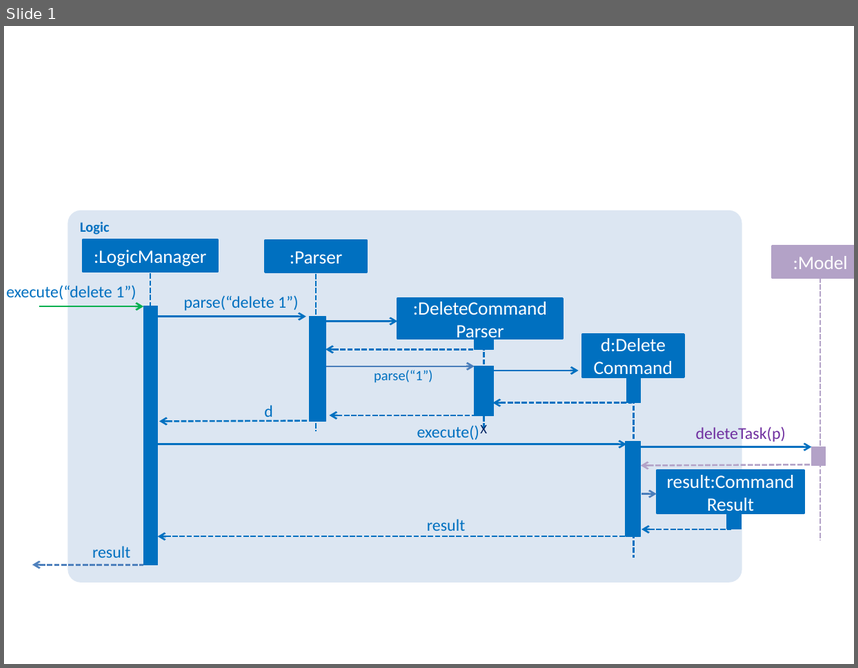
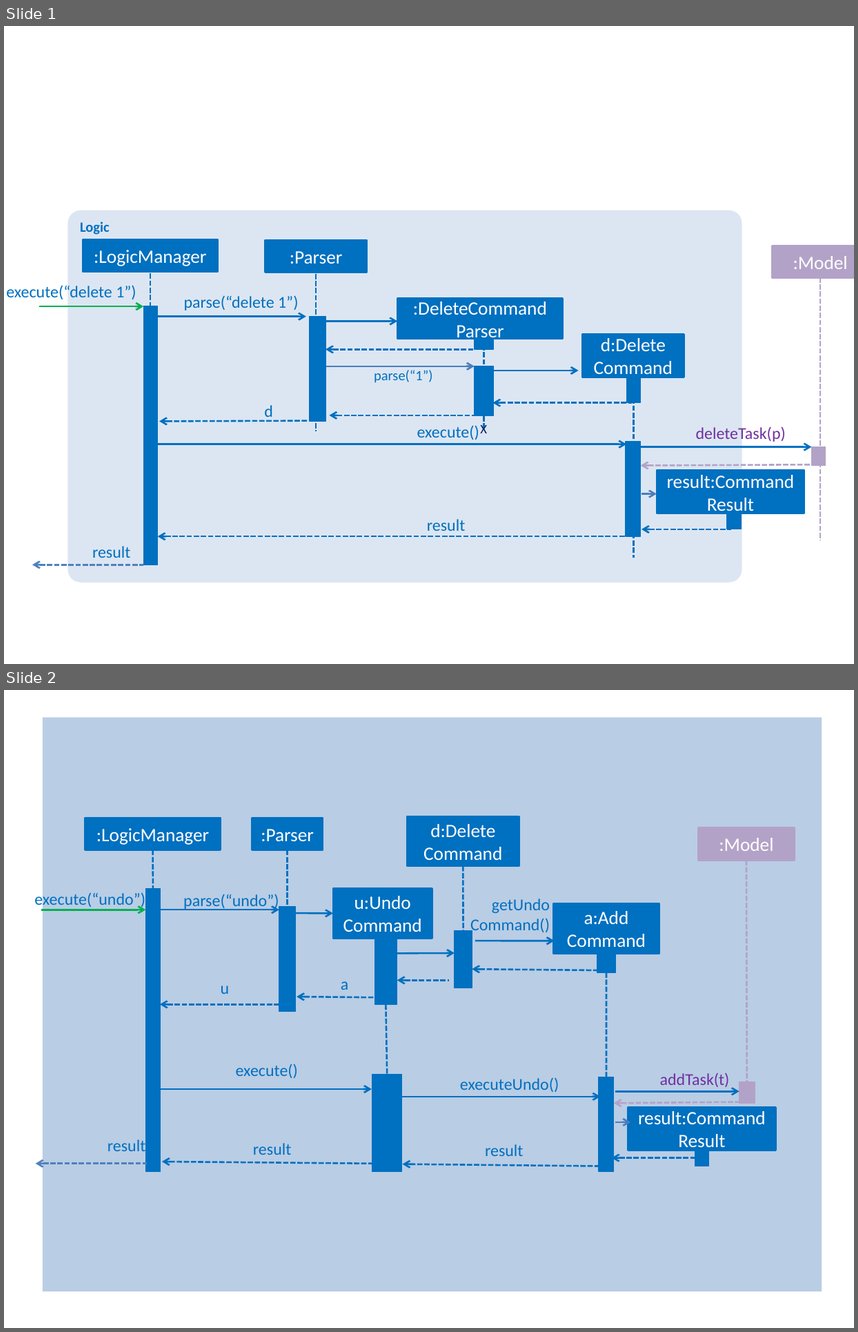
Before and after one commit to CS2103JAN2017-W10-B1/addressbook-level4, a slide deck: docs/diagrams/LogicComponentSequenceDiagram.pptx. Shown one above the other, each under a label of ours: slide 1 before the commit, slides 1 and 2 after it. The pictures are 858x668 and 858x1332 pixels, drawn with LibreOffice and Linux fonts; fonts in the diff are those of the drawing. Boxes give left, top, right and bottom in pixels: in the first picture for what was removed or moved away, otherwise in the second. Text is boxed around its words. In the diff, an @@ line names an element or a change of style, - is before the commit and + after.

```diff
--- a/docs/diagrams/LogicComponentSequenceDiagram.pptx
+++ b/docs/diagrams/LogicComponentSequenceDiagram.pptx
@@ slide 2 added at [4, 690, 854, 1328], background #FFFFFF @@
@@ rectangle added at [42, 717, 822, 1291], fill #B9CDE5 @@
@@ rectangle added at [699, 828, 795, 860], fill #B3A2C7, outline #B3A2C7 1.5 pt, 16 pt, text #FFFFFF @@
+:Model
@@ group added at [34, 818, 220, 1171]: 2 rectangles, 2 texts, 2 arrows, 1 line @@
+:LogicManager
+execute(“undo”)
+result
@@ group added at [159, 818, 323, 1012]: 2 rectangles, 2 texts, 2 arrows, 1 line @@
+:Parser
+parse(“undo”)
+u
@@ line added from (746, 860) to (747, 1098), #B3A2C7 1.5 pt dashed @@
@@ line added from (606, 972) to (606, 1077), #0070C0 1.5 pt dashed @@
@@ group added at [296, 817, 660, 1005]: 6 rectangles, 6 arrows, 2 texts, 1 line @@
+a:Add
+Command
+getUndo
+Command()
+d:Delete
+Command
+u:Undo
+Command
+a
@@ line added from (386, 1005) to (388, 1074), #0070C0 1.5 pt dashed @@
@@ text added at [236, 1063, 298, 1078], 14 pt, text #0070C0 @@
+execute()
@@ rectangle added at [372, 1074, 402, 1172], fill #0070C0, outline #0070C0 0.75 pt @@
@@ text added at [460, 1077, 559, 1092], 14 pt, text #0070C0 @@
+executeUndo()
@@ rectangle added at [599, 1077, 615, 1171], fill #0070C0, outline #0070C0 0.75 pt @@
@@ text added at [660, 1073, 730, 1087], 14 pt, text #7030A0 @@
+addTask(t)
@@ rectangle added at [740, 1082, 755, 1103], fill #B3A2C7, outline #B3A2C7 0.75 pt @@
@@ arrow added from (159, 1089) to (372, 1089), #0070C0 1.5 pt @@
@@ arrow added from (397, 1096) to (601, 1096), #0070C0 1.5 pt @@
@@ arrow added from (747, 1101) to (613, 1103), #B3A2C7 1.5 pt dashed @@
@@ arrow added from (615, 1092) to (740, 1092), #0070C0 1.5 pt @@
@@ arrow added from (615, 1122) to (631, 1122), #4B7EBC 1.5 pt @@
@@ rectangle added at [628, 1107, 776, 1150], fill #0070C0, outline #0070C0 1.5 pt, 16 pt, text #FFFFFF @@
+result:Command Result
@@ text added at [253, 1143, 291, 1154], 14 pt, text #0070C0 @@
+result
@@ text added at [485, 1144, 523, 1156], 14 pt, text #0070C0 @@
+result
@@ arrow added from (372, 1163) to (162, 1161), #0070C0 1.5 pt dashed @@
@@ arrow added from (599, 1166) to (403, 1163), #0070C0 1.5 pt dashed @@
@@ arrow added from (695, 1158) to (612, 1158), #0070C0 1.5 pt dashed @@
@@ rectangle added at [695, 1150, 710, 1166], fill #0070C0, outline #0070C0 0.75 pt @@
```
Also in this commit, not shown: 3 other files.
